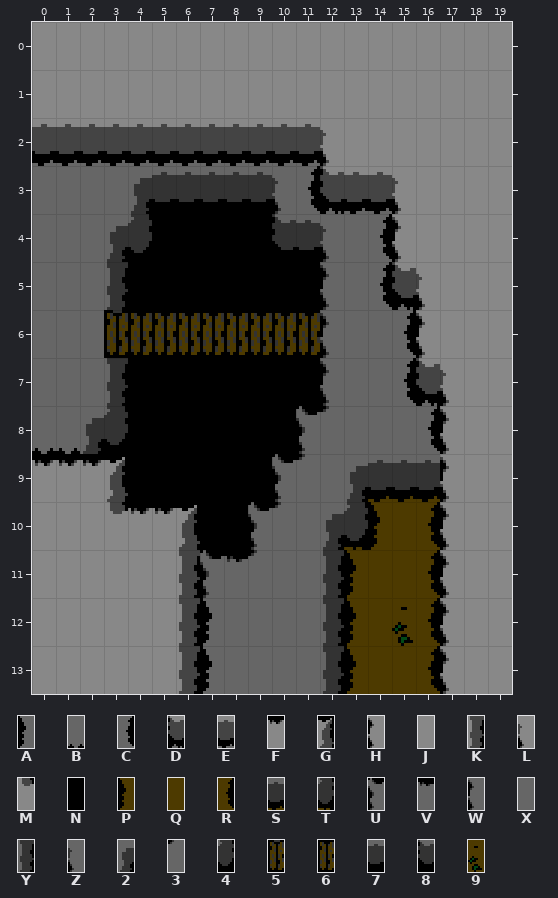
An edit to a level. Tiled map, tiled/hills_room_13.tmx. Above is the file before it was changed.
Cells are 8x16 px. Shown: x 0..19, y 0..13.
Key: from "hills_high": A 0, B 1, C 2, D 3, E 4, F 7, G 8, H 9, J 10, K 11, L 12, M 15, N 17; from "hills_ledges": P 0, Q 1, R 2, S 19, T 20, U 21, V 22, W 24, X 25, Y 26, Z 27, 2 28, 3 29, 4 35, 5 36, 6 37, 7 41, 8 42; from "hills_veg": 9 3.
_ is an empty cell.
Layer "Tile Layer 1" before, first column x 0:
 0 JJJJJJJJJJJJJJJJJJJJ
 1 JJJJJJJJJJJJJJJJJJJJ
 2 EEEEEEEEEEEELJJJJJJJ
 3 XXXX277777ZCDEELJJJJ
 4 XXX24NNNNN87ZXCHJJJJ
 5 XXXYNNNNNNNNWXCDLJJJ
 6 XXX566666666WXXCHJJJ
 7 XXXYNNNNNNNNWXXCDLJJ
 8 BB24NNNNNNNU3XXXCHJJ
 9 FFFGNNNNNNU3X2SSSHJJ
10 JJJMFFGNNU3X2TPQRHJJ
11 JJJJJJKUV3XXYPQQRHJJ
12 JJJJJJKAXXXXYPQ9RHJJ
13 JJJJJJKAXXXXYPQQRHJJ
The result:
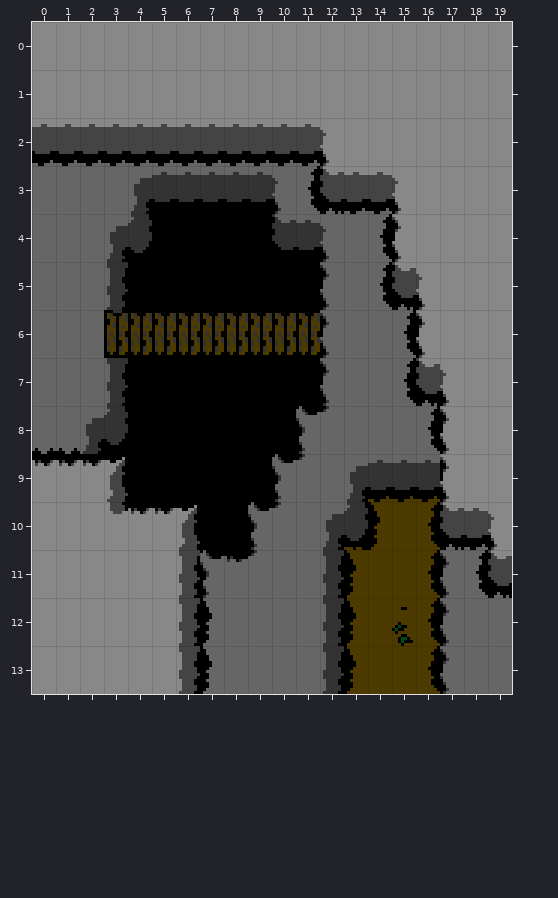
The commit says: reduce number of objects in hills room 13 to support long item names
The exact change:
{"where": "layer \"Tile Layer 1\""}
{"y":10,"x":17,"old":"HJJ","new":"DEL"}
{"y":11,"x":17,"old":"HJJ","new":"WCD"}
{"y":12,"x":17,"old":"HJJ","new":"WXX"}
{"y":13,"x":17,"old":"HJJ","new":"WXX"}
{"label":"changed","picture_box":[440,502,512,694]}
